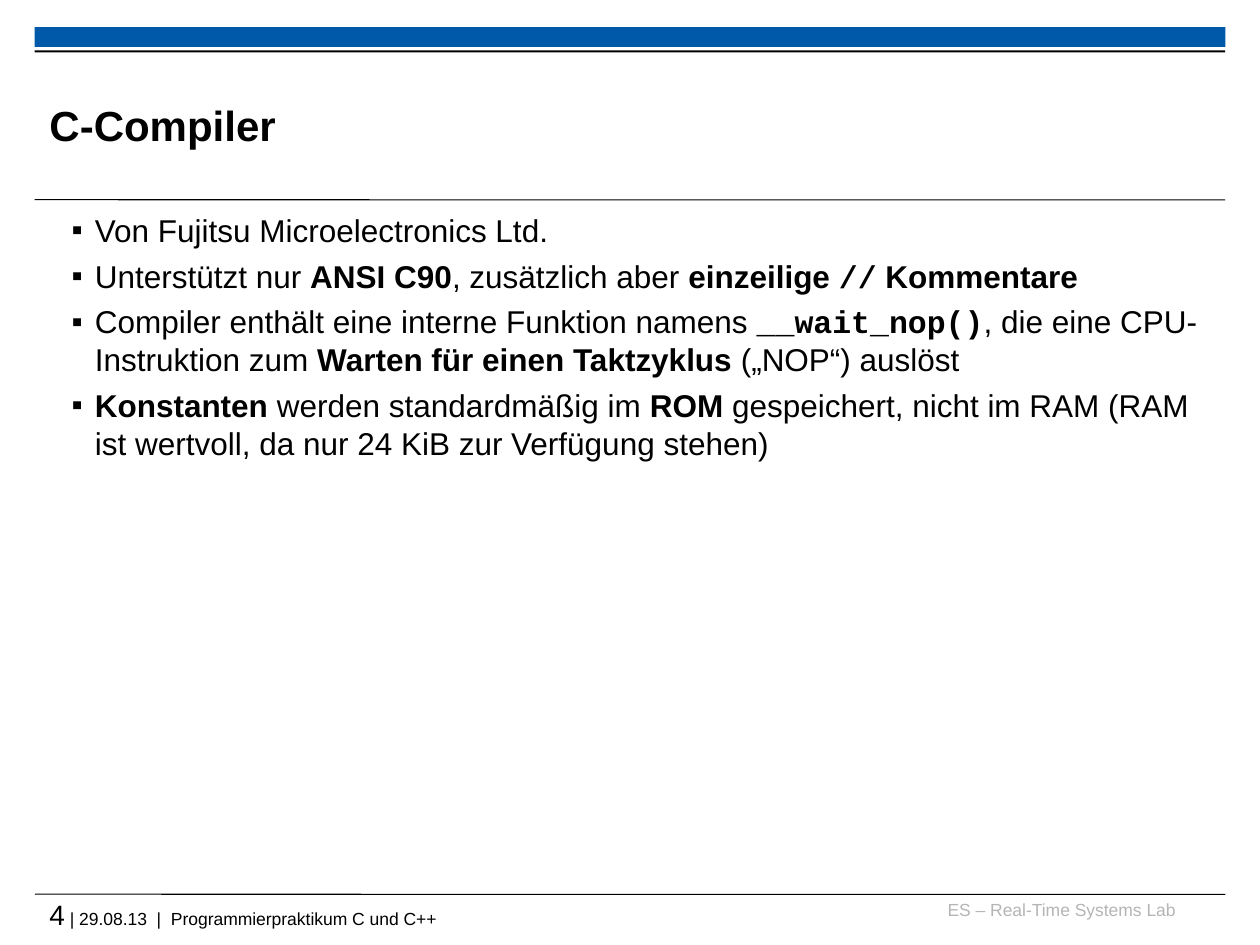
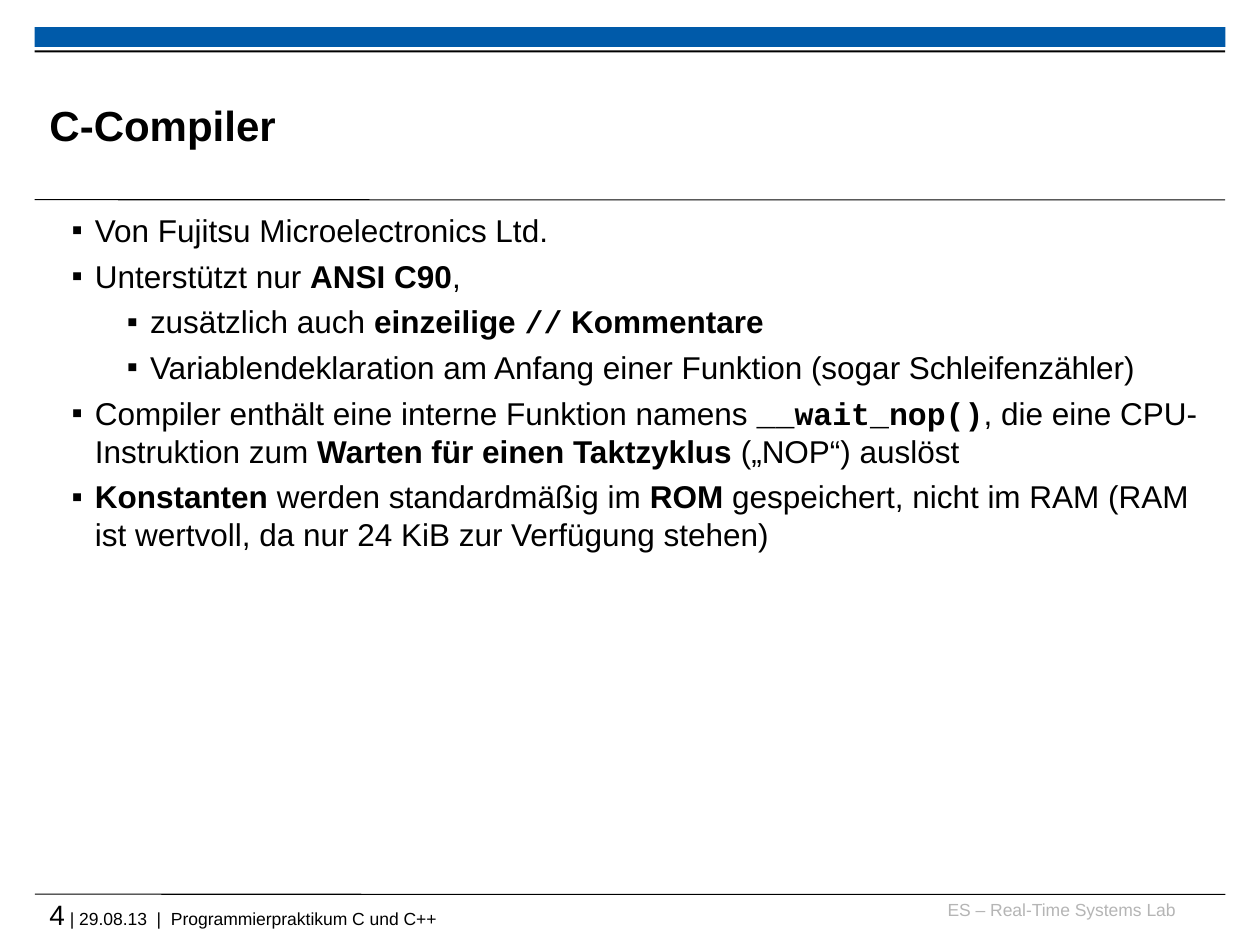
Before and after one commit to h82k/tud-cppp, a slide deck: slide 4 of Vorlesung/5 Embedded Systems.pptx. Drawn at 1260x945 pixels with LibreOffice and Linux fonts; fonts in the diff are those of the drawing; background and template pictures are left out. Boxes give left, top, right and bottom in pixels: in the first picture for what was removed or moved away, otherwise in the second. Text is boxed around its words. In the diff, an @@ line names an element or a change of style, - is before the commit and + after.

```diff
--- a/Vorlesung/5 Embedded Systems.pptx
+++ b/Vorlesung/5 Embedded Systems.pptx
@@ text at [95,266,1135,385]: text changed @@
-  ▪ Unterstützt nur ANSI C90, zusätzlich aber einzeilige // Kommentare
+  ▪ Unterstützt nur ANSI C90,
+    ▪ zusätzlich auch einzeilige // Kommentare
+    ▪ Variablendeklaration am Anfang einer Funktion (sogar Schleifenzähler)
```
Also in this commit, not shown: 5 other slides changed, 5 other files.
